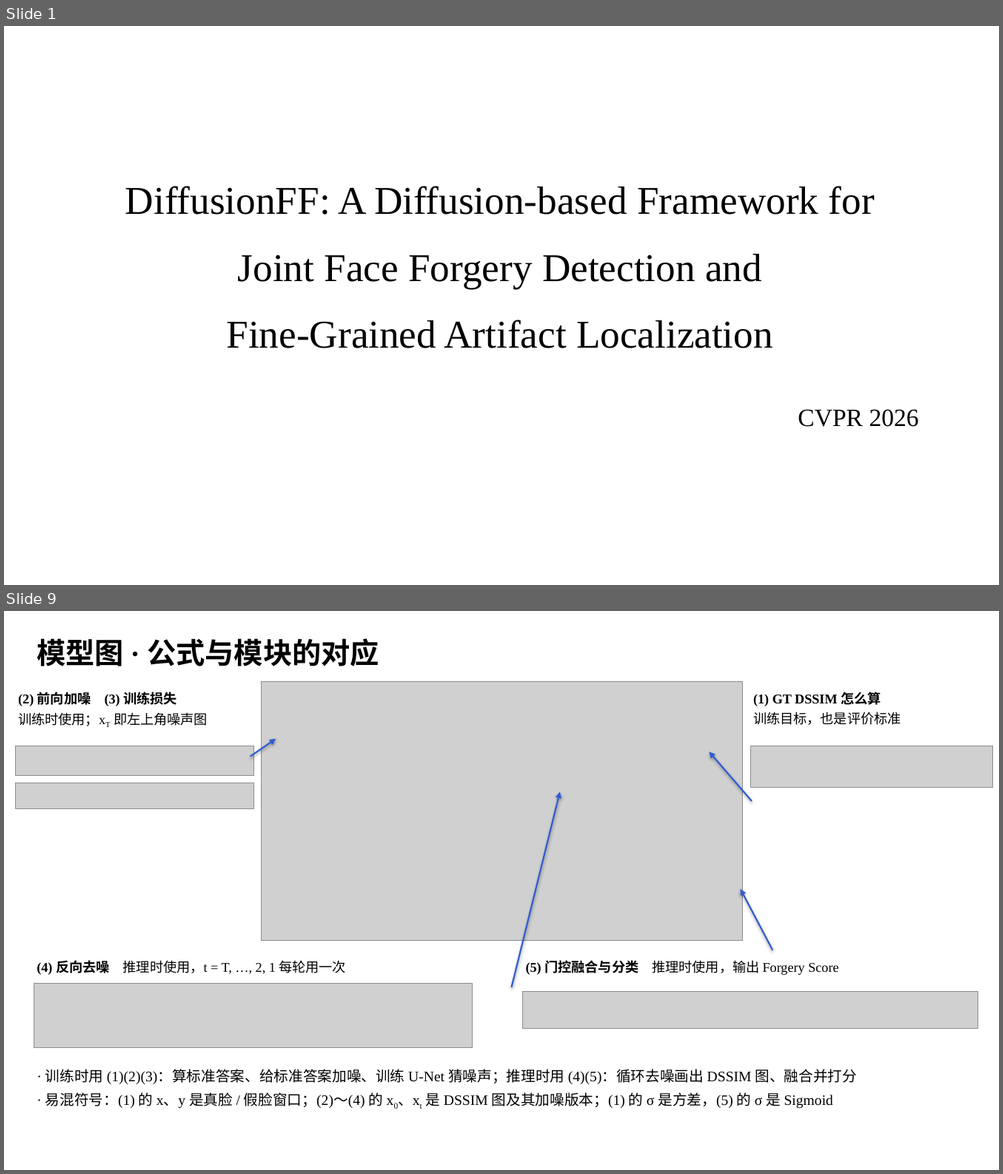
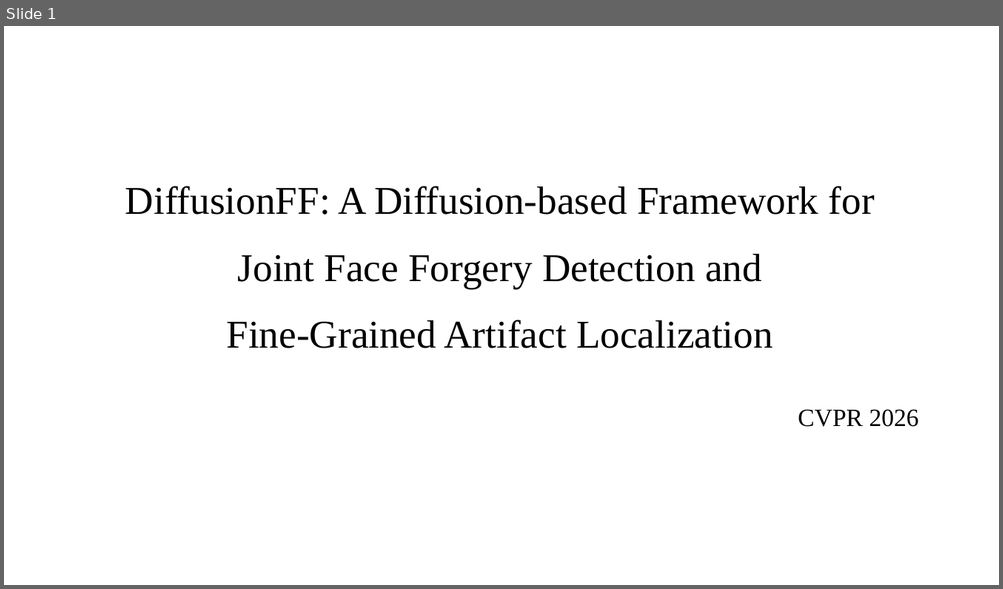
Before and after one commit to hljuzyc/Semantic-Segmentation, a slide deck: DiffusionFF汇报/DiffusionFF汇报.pptx. Shown one above the other, each under a label of ours: slides 1 and 9 before the commit, slide 1 after it; the slides between them are not shown. The pictures are 1003x1174 and 1003x589 pixels, drawn with LibreOffice and Linux fonts; fonts in the diff are those of the drawing; grey boxes stand for pictures. Boxes give left, top, right and bottom in pixels: in the first picture for what was removed or moved away, otherwise in the second. Text is boxed around its words. In the diff, an @@ line names an element or a change of style, - is before the commit and + after.

```diff
--- a/DiffusionFF汇报/DiffusionFF汇报.pptx
+++ b/DiffusionFF汇报/DiffusionFF汇报.pptx
@@ slide 9 removed at bbox=[4, 611, 999, 1170], background #FFFFFF @@
@@ text removed at bbox=[37, 638, 379, 667] @@
-模型图 · 公式与模块的对应
@@ text removed at bbox=[18, 692, 208, 726] @@
-(2) 前向加噪 (3) 训练损失
-训练时使用；xT 即左上角噪声图
@@ picture removed at bbox=[262, 682, 743, 941] @@
@@ text removed at bbox=[753, 692, 901, 725] @@
-(1) GT DSSIM 怎么算
-训练目标，也是评价标准
@@ arrow removed from (250, 757) to (276, 738) @@
@@ picture removed at bbox=[15, 746, 254, 776] @@
@@ arrow removed from (751, 801) to (709, 752) @@
@@ picture removed at bbox=[750, 747, 993, 788] @@
@@ picture removed at bbox=[15, 783, 254, 809] @@
@@ arrow removed from (512, 988) to (560, 792) @@
@@ arrow removed from (772, 951) to (740, 889) @@
@@ text removed at bbox=[37, 960, 346, 975] @@
-(4) 反向去噪 推理时使用，t = T, …, 2, 1 每轮用一次
@@ text removed at bbox=[526, 960, 838, 975] @@
-(5) 门控融合与分类 推理时使用，输出 Forgery Score
@@ picture removed at bbox=[34, 984, 472, 1048] @@
@@ picture removed at bbox=[523, 991, 978, 1029] @@
@@ text removed at bbox=[45, 1069, 857, 1109] @@
-· 训练时用 (1)(2)(3)：算标准答案、给标准答案加噪、训练 U-Net 猜噪声；推理时用 (4)(5)：循环去噪画出 DSSIM 图、融合并打分
-· 易混符号：(1) 的 x、y 是真脸 / 假脸窗口；(2)～(4) 的 x0、xt 是 DSSIM 图及其加噪版本；(1) 的 σ 是方差，(5) 的 σ 是 Sigmoid
```
Also in this commit, not shown: 2 slides changed, 10 slides added, 22 other slides removed, 28 other files.
